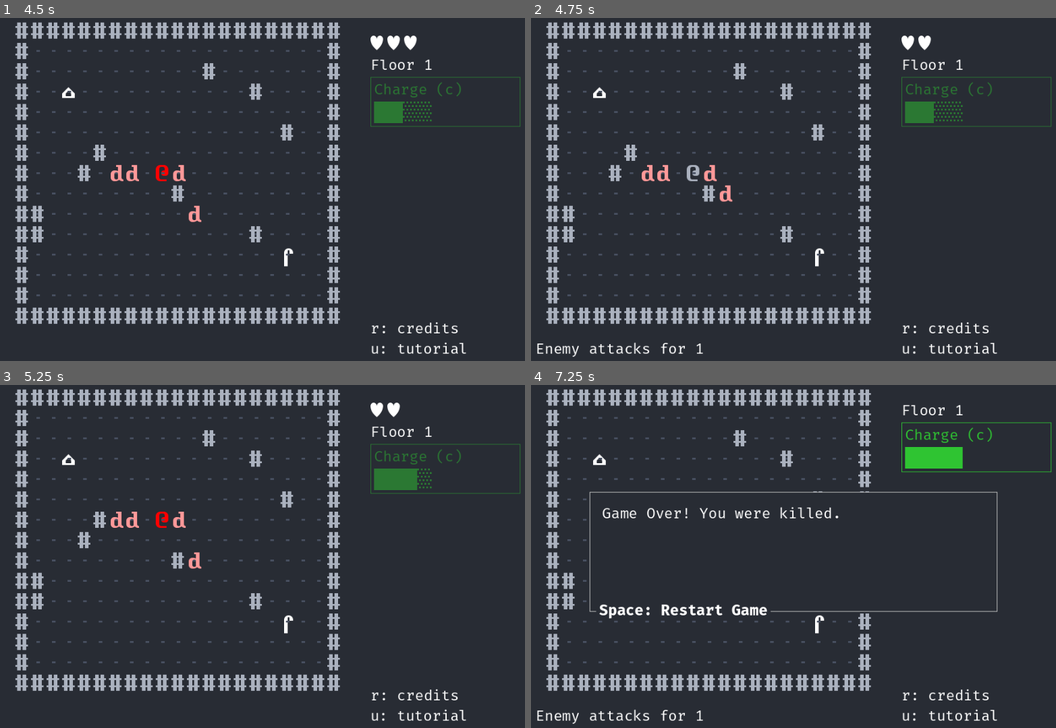
Above: before the commit, frames 1-4 (two rows, left to right).
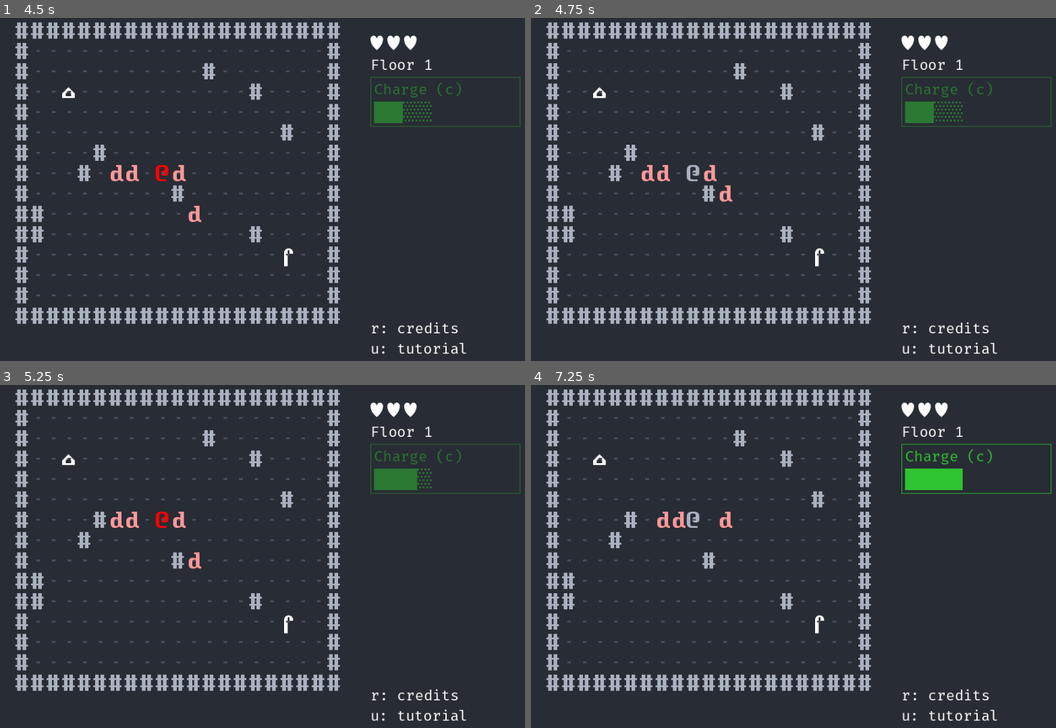
Above: after the commit, the same moments.

Repository: dave470003/froxis
Game: Godot game, scene res://scene/main/MainScene.tscn
Same seed, same stepped clock (60 frames per second), same inputs: the game is played once before the commit and once after it.
Inputs:
- Up to frame 1 (4.5 s): tap Space (init_game) at 0.5, 0.6, 1.25, 2.75, 4.25 s; hold Up (move_up) 0.53-2.03 s; tap C at 1.35 s; tap Enter at 2, 3.5 s; hold Left (move_left) 2.03-3.53 s; tap I at 2.1 s; tap N at 2.85 s; hold Down (move_down) 3.53-4.28 s; tap P at 3.6 s; hold Right (move_right) from 4.28 s (still down); tap T at 4.35 s
- Up to frame 2 (4.75 s): keep holding Right (move_right)
- Up to frame 3 (5.25 s): release Right (move_right) at 5.03 s; hold Up (move_up) from 5.03 s (still down); tap L at 5.1 s
- Up to frame 4 (7.25 s): release Up (move_up) at 5.78 s; hold Right (move_right) from 5.78 s (still down); tap 1 at 5.85 s; tap 2 at 6.6 s

Frame 1 is identical in both runs. In frame 2, 0.4% of the frame differs, in the area x 1-80%, y 5-99%; in frame 3, less than 0.1%; in frame 4, 5.9%, in the area x 1-100%, y 5-99%.

Commit message:
Enemies doing you damage will animate correctly.

Diff:
--- a/scene/main/EnemyAI.gd
+++ b/scene/main/EnemyAI.gd
@@ -44,7 +44,6 @@
 			if _pc_is_close(_pc, current_sprite):
 				await _animate_enemy_attack(_pc, current_sprite)
 				display_message.emit("{0} deals you damage!".format([current_sprite._name]))
-				enemy_attack.emit(1)
 
 	_ref_Schedule.end_turn()
 
--- a/scene/main/PCMove.gd
+++ b/scene/main/PCMove.gd
@@ -129,7 +129,7 @@
 			for a in range(x - 1, x + 2):
 				for b in range(y - 1, y + 2):
 					await get_node(PC_ATTACK).attack(_new_GroupName.ENEMY, a, b, 1)
-		try_teleport(teleport_array[0], teleport_array[1])
+		await try_teleport(teleport_array[0], teleport_array[1])
 	else:
 		await _try_move(x, y, distance, dir)
 
